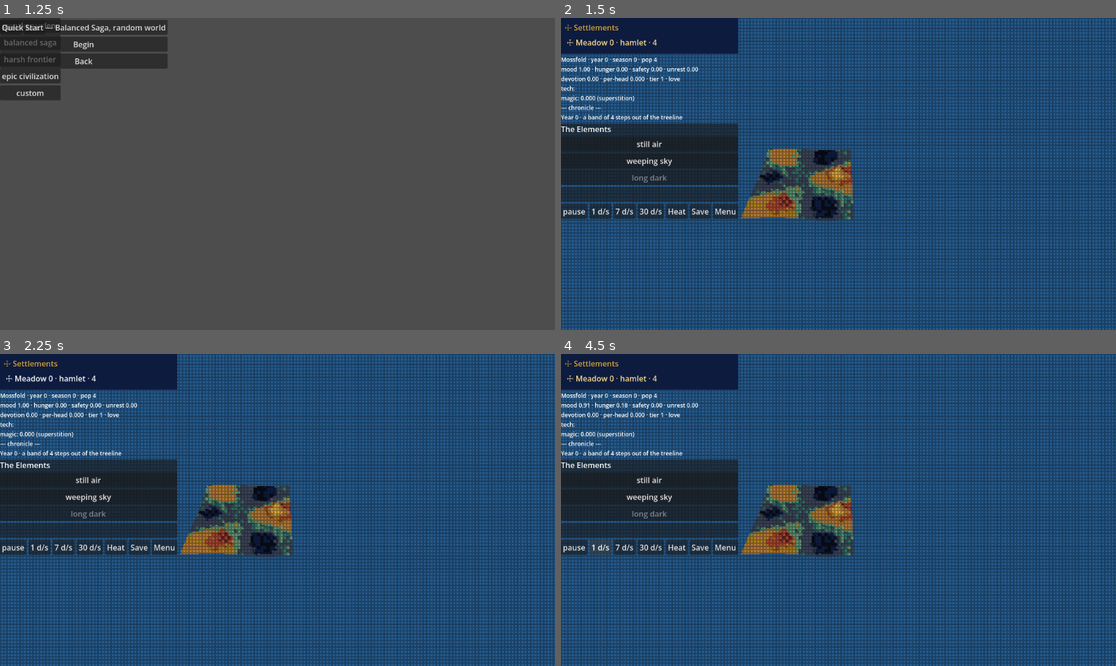
Above: before the commit, frames 1-4 (two rows, left to right).
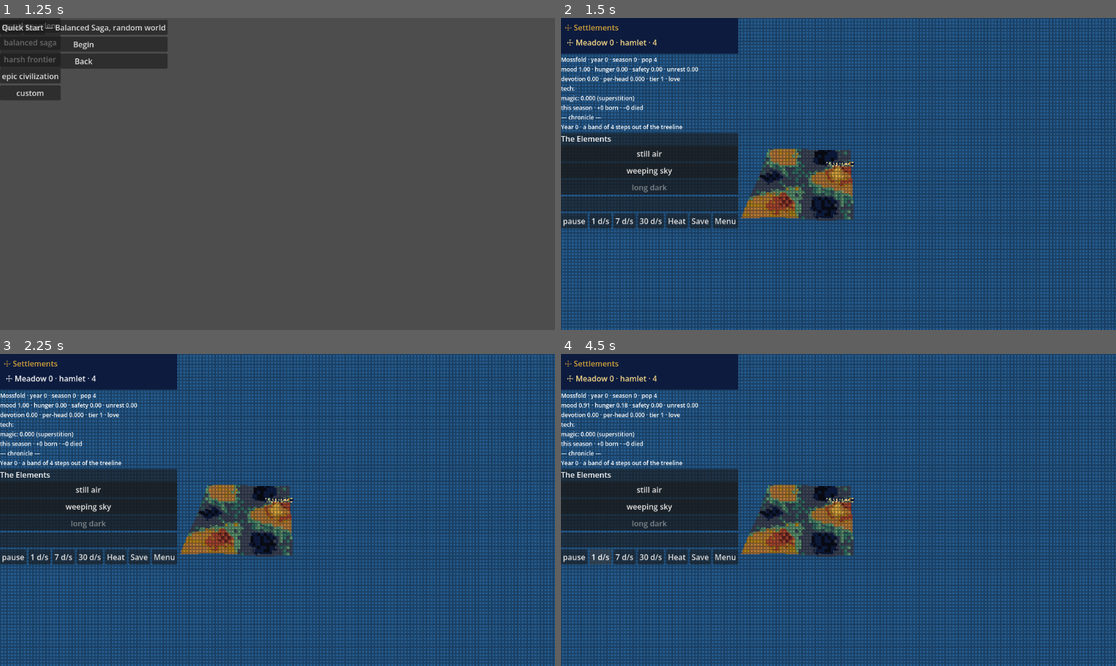
Above: after the commit, the same moments.

Repository: khuzul2/gnome-colony
Game: Godot game, scene res://presentation/main.tscn
Same seed, same stepped clock (60 frames per second), same inputs: the game is played once before the commit and once after it.
Inputs:
- Up to frame 1 (1.25 s): click "New Game" at 0.5 s
- Up to frame 2 (1.5 s): click "Quick Start — Balanced Saga, …" at 1.25 s
- Up to frame 3 (2.25 s): click "☩ Meadow 0 · hamlet · 4" at 2 s
- Up to frame 4 (4.5 s): click "still air" at 2.75 s; click "weeping sky" at 3.5 s; click "1 d/s" at 4.25 s

Frame 1 is identical in both runs. In frame 2, 4.1% of the frame differs, in the area x 0-53%, y 27-68%; in frame 3, 4.1%; in frame 4, 4.1%.

Commit message:
R6.3: on-world locators + life pulse
Floating gold name-plates (tier glyph + name) hover over each colony's basin —
home and frontier — billboarded and depth-test-off so they read over the relief,
alpha fading with distance from the focus. A life pulse counts "+B born · −D died
this season" so the player can tell the colony is alive and growing [leg §L-hud].

Reviewer MAJOR fixed: _roll_season() rolls the pulse to the current season BEFORE
counting (in the born/died handlers and in _refresh_hud), so a birth/death on the
exact tick the season turns opens the new season's tally rather than being counted
then wiped by a later reset (it was silently lost). Regression test proves it.
MINOR fixed: _exit_tree disconnects the EventBus wiring.

Also tracks the .uid sidecars for the R5.1/R6.1/R6.3 test files (were untracked).

Co-Authored-By: Claude Opus 4.8 <noreply@anthropic.com>

Diff:
--- a/presentation/shell/run_view.gd
+++ b/presentation/shell/run_view.gd
@@ -63,6 +63,16 @@
 	CameraRig.Zoom.SETTLEMENT: 2.2,
 	CameraRig.Zoom.INDIVIDUAL: 1.0,
 }
+## R6.3 [leg §L-hud] — on-world settlement locators: a floating name-plate + tier
+## glyph above each basin so colonies are findable on the map; alpha fades with
+## distance from the focus so distant plates don't clutter. Presentation numbers,
+## tuned at Gate A2.
+const LOCATOR_HEIGHT := 4.0
+const LOCATOR_PIXEL_SIZE := 0.05
+const LOCATOR_FADE_NEAR := 6.0
+const LOCATOR_FADE_FAR := 30.0
+const LOCATOR_FADE_FLOOR := 0.15
+const TIER_GLYPH := {"hamlet": "·", "village": "◦", "town": "◆", "city": "☩"}
 ## Presentation walk time [T21.2]: wall-clock seconds a puppet spends
 ## crossing to a new basin — a render flourish, never a sim number (the
 ## sim already wrote the location; the body just catches up on screen).
@@ -126,6 +136,12 @@
 ## R1.6 — place → its belief-tag medallion node (gold blessed / red cursed).
 var _motifs := {}
 var _motif_kinds := {}
+## R6.3 [leg §L-hud] — sid → floating settlement locator (Label3D).
+var _locators := {}
+## R6.3 [leg §L-hud] — the life pulse: births/deaths since the season turned.
+var _season_births := 0
+var _season_deaths := 0
+var _pulse_season := -1
 ## Input state [T23.2/T23.3/T23.4].
 var _pan_keys := {}
 var _zoom_keys := {}
@@ -177,7 +193,43 @@
 	influence_panel.refresh(run.runner.colony)
 	_refresh_puppets()
 	_refresh_motifs()
+	# R6.3 [leg §L-hud]: the life pulse counts births/deaths within a season.
+	_pulse_season = run.runner.time.season()
+	EventBus.born.connect(_on_born)
+	EventBus.gnome_died.connect(_on_died)
+	_refresh_locators()
 	_refresh_hud()
+
+
+## R6.3 [leg §L-hud] — roll the pulse to the current season BEFORE counting, so an
+## event on the day the season turns opens the NEW season's tally instead of being
+## added to the old one and then wiped (the reset must never race the count).
+func _roll_season() -> void:
+	var season := run.runner.time.season()
+	if season != _pulse_season:
+		_pulse_season = season
+		_season_births = 0
+		_season_deaths = 0
+
+
+func _on_born(_payload: Dictionary) -> void:
+	_roll_season()
+	_season_births += 1
+
+
+func _on_died(_payload: Dictionary) -> void:
+	_roll_season()
+	_season_deaths += 1
+
+
+func _exit_tree() -> void:
+	# The pulse listens on the global EventBus; drop the wiring when the run is
+	# torn down so a rebuilt RunView never double-counts (defensive — one run lives
+	# at a time today).
+	if EventBus.born.is_connected(_on_born):
+		EventBus.born.disconnect(_on_born)
+	if EventBus.gnome_died.is_connected(_on_died):
+		EventBus.gnome_died.disconnect(_on_died)
 
 
 ## The mosaic pixel stage [R1.2]: a low-res SubViewport (its own World3D)
@@ -482,6 +534,44 @@
 			marker.position = place_positions[place]
 			stage_world.add_child(marker)
 			_motifs[place] = marker
+
+
+## R6.3 [leg §L-hud] — a floating name-plate + tier glyph above each colony's
+## basin (home + frontier), so the player can find settlements on the map. Reads
+## the roster models; billboarded and depth-test-off so it reads over the relief,
+## and fades with distance from the focus. Presentation-only.
+func _refresh_locators() -> void:
+	var wanted := {}
+	for model in _roster_rows():
+		wanted[model["sid"]] = model
+	for sid in _locators.keys():
+		if not wanted.has(sid):
+			_locators[sid].queue_free()
+			_locators.erase(sid)
+	for sid in wanted:
+		var model: Dictionary = wanted[sid]
+		var place: String = sid_places.get(sid, run.home)
+		if not place_positions.has(place):
+			continue
+		var label: Label3D = _locators.get(sid)
+		if label == null:
+			label = Label3D.new()
+			label.billboard = BaseMaterial3D.BILLBOARD_ENABLED
+			label.no_depth_test = true
+			label.pixel_size = LOCATOR_PIXEL_SIZE
+			label.outline_size = 8
+			label.outline_modulate = Palette.COLORS[Palette.NIGHT_LAPIS]
+			stage_world.add_child(label)
+			_locators[sid] = label
+		var glyph: String = TIER_GLYPH.get(model["tier"], "·")
+		label.text = "%s %s" % [glyph, model["name"]]
+		var pos: Vector3 = place_positions[place] + Vector3(0.0, LOCATOR_HEIGHT, 0.0)
+		label.position = pos
+		var tint: Color = Palette.COLORS[Palette.GOLD_LIT if model["seat"] else Palette.GOLD]
+		var span := LOCATOR_FADE_FAR - LOCATOR_FADE_NEAR
+		var d := camera.position.distance_to(pos)
+		tint.a = clampf(1.0 - (d - LOCATOR_FADE_NEAR) / span, LOCATOR_FADE_FLOOR, 1.0)
+		label.modulate = tint
 
 
 func _on_cast_requested(act_id: String, target: String, _selection: Dictionary) -> void:
@@ -764,6 +854,9 @@
 ## The slice's readout, promoted: the state a god actually watches.
 func _refresh_hud() -> void:
 	var colony := run.runner.colony
+	# R6.3 [leg §L-hud]: keep the pulse anchored to the current season (no-op when a
+	# born/died on the crossing tick already rolled it — see _roll_season).
+	_roll_season()
 	var vitals := colony.vitals()
 	var flavor := Devotion.flavor_balance(colony)
 	var mu := Magic.mu(colony, GameRun.HOME_SID)
@@ -800,6 +893,8 @@
 			"magic: %.3f (%s)%s"
 			% [mu, Magic.stage(mu), " · home warded" if run.world.wards.has(run.home) else ""]
 		),
+		# R6.3 [leg §L-hud] — the life pulse: is the colony growing or dying?
+		"this season · +%d born · −%d died" % [_season_births, _season_deaths],
 	]
 	# T22.4 — the run's civilization truth, no longer bare numbers.
 	if not run.settlements.is_empty():
@@ -838,5 +933,6 @@
 	var chronicle := run.runner.chronicle
 	lines.append_array(chronicle.slice(maxi(0, chronicle.size() - 5)))
 	_hud_label.text = "\n".join(PackedStringArray(lines))
-	# R6.2 [leg §L-hud]: keep the roster in step with the fold.
+	# R6.2/R6.3 [leg §L-hud]: keep the roster + locators in step with the fold.
 	settlement_roster.refresh(_roster_rows())
+	_refresh_locators()
--- /dev/null
+++ b/test/test_locators.gd
@@ -0,0 +1,88 @@
+extends GutTest
+
+## R6.3 [leg §L-hud] — on-world locators + life pulse: a floating name-plate over
+## each colony's basin so settlements are findable on the map, and a births/deaths
+## pulse so the player can tell the colony is alive and growing (or dying).
+
+var _runs: Array = []
+
+
+func after_each() -> void:
+	for run in _runs:
+		run.shutdown()
+	_runs.clear()
+
+
+func _view(seed_value := 1801) -> RunView:
+	Rng.seed_with(seed_value)
+	var cfg := WorldConfig.new()
+	cfg.seed = seed_value
+	cfg.normalize()
+	var run := GameRun.new_game(cfg)
+	_runs.append(run)
+	var view := RunView.new()
+	view.run = run
+	view.settings = GameSettings.new()
+	add_child_autofree(view)
+	return view
+
+
+func test_a_locator_floats_over_each_colony():
+	var view := _view()
+	var rows := view._roster_rows()
+	assert_gt(view._locators.size(), 0, "at least the home locator exists")
+	for model in rows:
+		var sid: int = model["sid"]
+		assert_true(view._locators.has(sid), "a locator per colony")
+		var label: Label3D = view._locators[sid]
+		var place: String = view.sid_places.get(sid, view.run.home)
+		var basin: Vector3 = view.place_positions[place]
+		assert_almost_eq(label.position.x, basin.x, 0.001, "the plate sits over the basin (x)")
+		assert_almost_eq(label.position.z, basin.z, 0.001, "the plate sits over the basin (z)")
+		assert_gt(label.position.y, basin.y, "…and floats above it")
+		assert_true(str(model["name"]) in label.text, "the plate names the settlement")
+
+
+func test_the_life_pulse_counts_births_and_deaths():
+	# Drive the handlers directly — a bare emit on the global EventBus would also
+	# hit the live SimRunner, which expects a real payload. The wiring is asserted
+	# separately below.
+	var view := _view()
+	assert_true(EventBus.born.is_connected(view._on_born), "the pulse listens for births")
+	assert_true(EventBus.gnome_died.is_connected(view._on_died), "…and for deaths")
+	assert_eq(view._season_births, 0, "the pulse starts empty")
+	view._on_born({})
+	view._on_born({})
+	view._on_died({})
+	assert_eq(view._season_births, 2, "births are counted")
+	assert_eq(view._season_deaths, 1, "deaths are counted")
+	view._refresh_hud()
+	assert_true("+2 born" in view._hud_label.text, "the pulse reads in the HUD")
+	assert_true("−1 died" in view._hud_label.text, "…both halves")
+
+
+func test_the_pulse_resets_when_the_season_turns():
+	var view := _view()
+	view._on_born({})
+	assert_eq(view._season_births, 1, "a birth is counted")
+	view._pulse_season = -99  # pretend the last refresh was a different season
+	view._refresh_hud()
+	assert_eq(view._season_births, 0, "the turn of the season resets the pulse")
+	assert_eq(view._pulse_season, view.run.runner.time.season(), "…and re-anchors to now")
+
+
+func test_a_birth_on_the_season_turn_opens_the_new_season_not_lost():
+	# Regression [R6.3 review]: an event on the very tick the season turns must open
+	# the NEW season's tally, not be added to the old count and then wiped to 0.
+	var view := _view()
+	view._on_born({})
+	view._on_born({})
+	assert_eq(view._season_births, 2, "two births in the current season")
+	# the season has turned since the last roll (pulse is now stale) and a birth
+	# fires on that crossing tick — it must count as the first of the new season.
+	view._pulse_season = view.run.runner.time.season() + 1
+	view._on_born({})
+	assert_eq(
+		view._season_births, 1, "the crossing birth opens the new season (not lost, not +old)"
+	)
+	assert_eq(view._pulse_season, view.run.runner.time.season(), "…and the pulse re-anchored")
Not shown, added: test/test_dimensional_terrain.gd.uid
Not shown, added: test/test_locators.gd.uid
Not shown, added: test/test_puppet_visibility.gd.uid
Not shown, changed: PROGRESS.md
